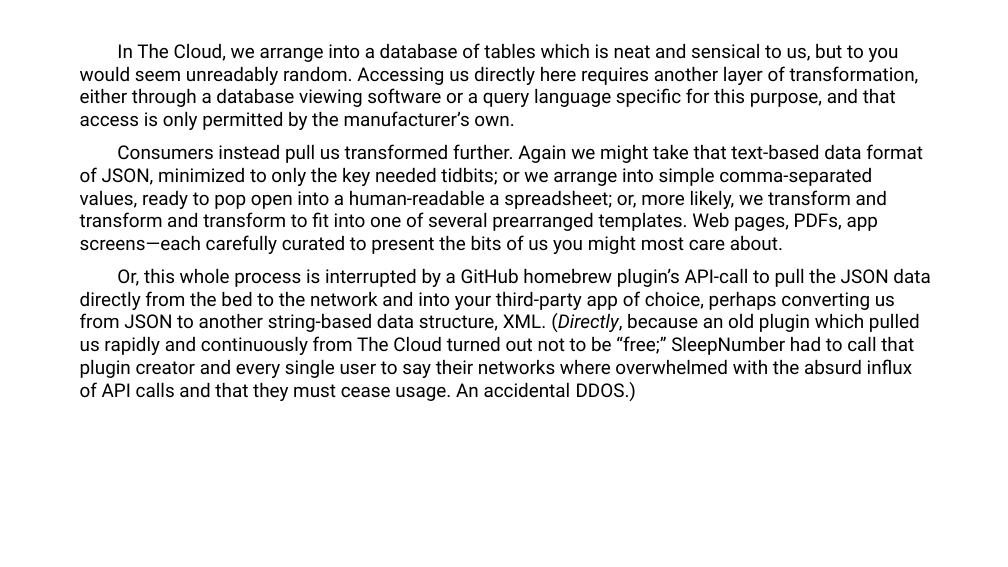
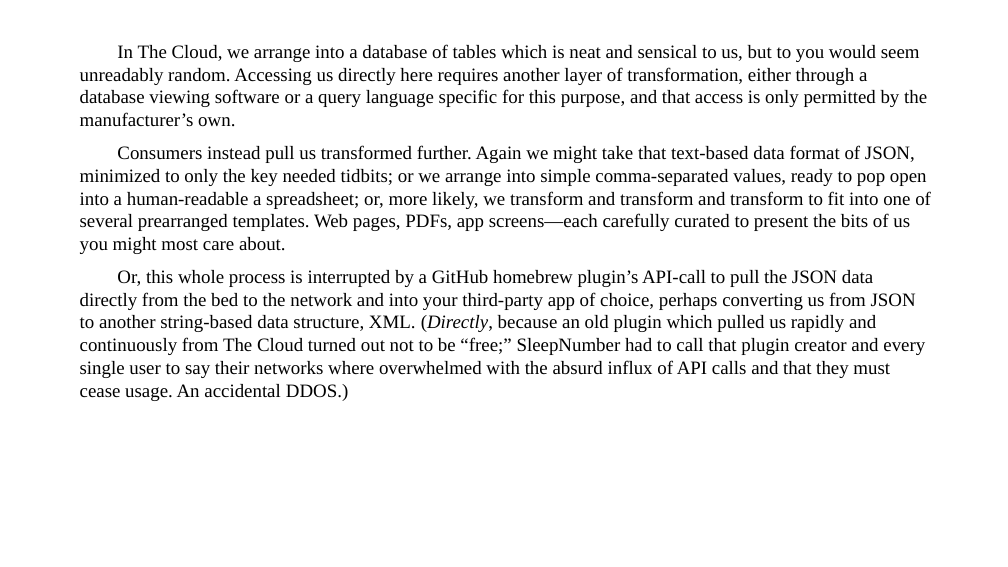
Before and after one commit to talosgl/manuscript2slides, a slide deck: slide 11 of src/manuscript2slides/resources/sample_slides_output.pptx. Drawn at 1008x567 pixels with LibreOffice and Linux fonts; fonts in the diff are those of the drawing. Boxes give left, top, right and bottom in pixels: in the first picture for what was removed or moved away, otherwise in the second. Text is boxed around its words. In the diff, an @@ line names an element or a change of style, - is before the commit and + after.

```diff
--- a/src/manuscript2slides/resources/sample_slides_output.pptx
+++ b/src/manuscript2slides/resources/sample_slides_output.pptx
@@ text "In The Cloud, we arrange ..." at (x1=80, y1=44, x2=931, y2=401): font Roboto to Times New Roman @@
```
Also in this commit, not shown: 22 other slides changed, 11 other files.
